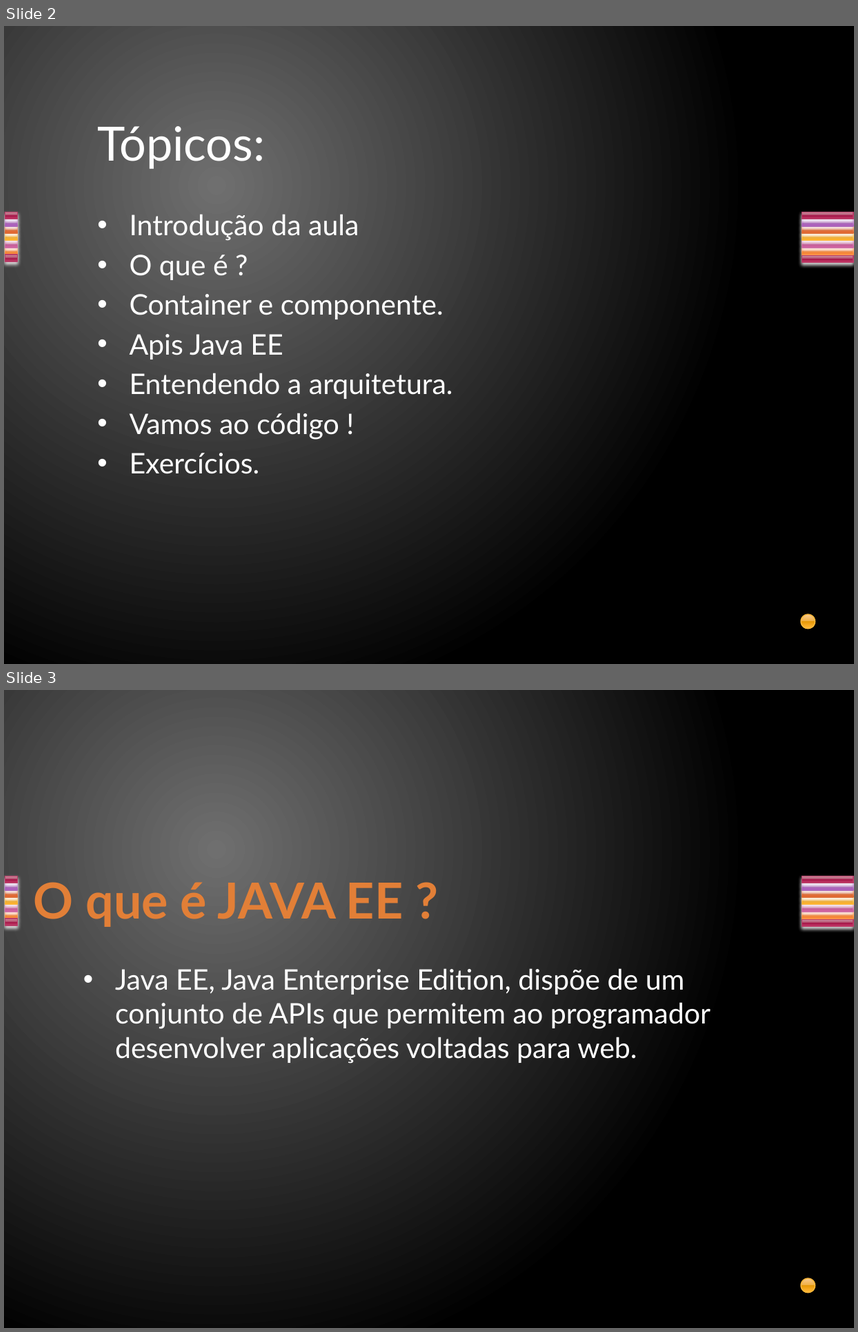
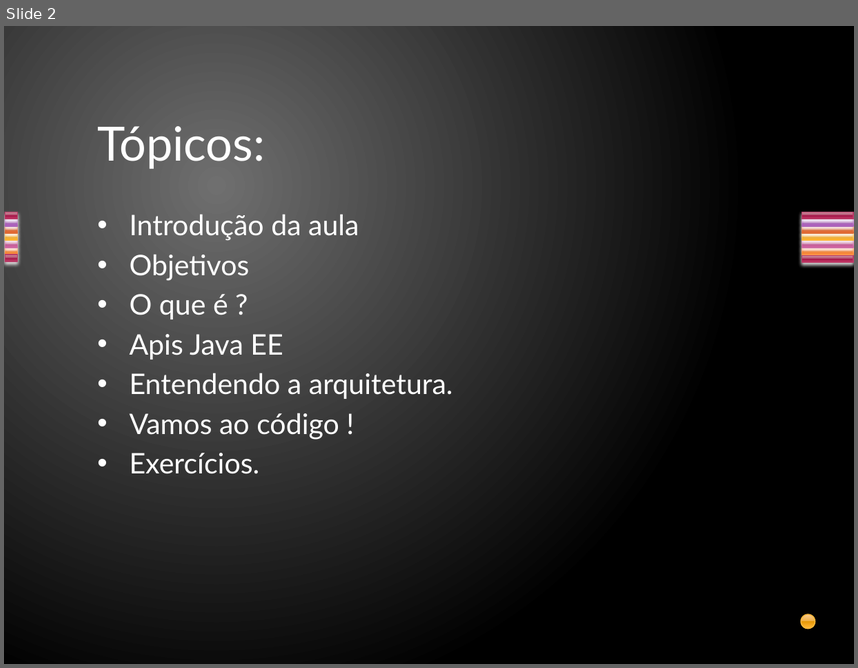
Before and after one commit to davirj9/javaAvancado, a slide deck: AulasAvancado/src/main/resources/br/com/Aula2/Servlets.pptx. Shown one above the other, each under a label of ours: slides 2 and 3 before the commit, slide 2 after it. The pictures are 858x1332 and 858x668 pixels, drawn with LibreOffice and Linux fonts; fonts in the diff are those of the drawing. Boxes give left, top, right and bottom in pixels: in the first picture for what was removed or moved away, otherwise in the second. Text is boxed around its words. In the diff, an @@ line names an element or a change of style, - is before the commit and + after.

```diff
--- a/AulasAvancado/src/main/resources/br/com/Aula2/Servlets.pptx
+++ b/AulasAvancado/src/main/resources/br/com/Aula2/Servlets.pptx
@@ slide 3 removed at <box>4,690,854,1328</box>, background gradient #707070 to #000000; not listed: 15 template elements that a slide beside it also shows @@
@@ title removed at <box>34,882,404,927</box> @@
-O que é JAVA EE ?
@@ text removed at <box>115,968,711,1063</box> @@
-• Java EE, Java Enterprise Edition, dispõe de um conjunto de APIs que permitem ao programador desenvolver aplicações voltadas para web.
@@ slide 2 changed as well @@
@@ text at <box>130,254,250,281</box>: paragraph added @@
+• Objetivos
@@ text at <box>130,294,444,319</box>: paragraph removed @@
-• Container e componente.
```
Also in this commit, not shown: 2 other slides changed, 7 slides added, 7 other slides removed, 2 other files.
